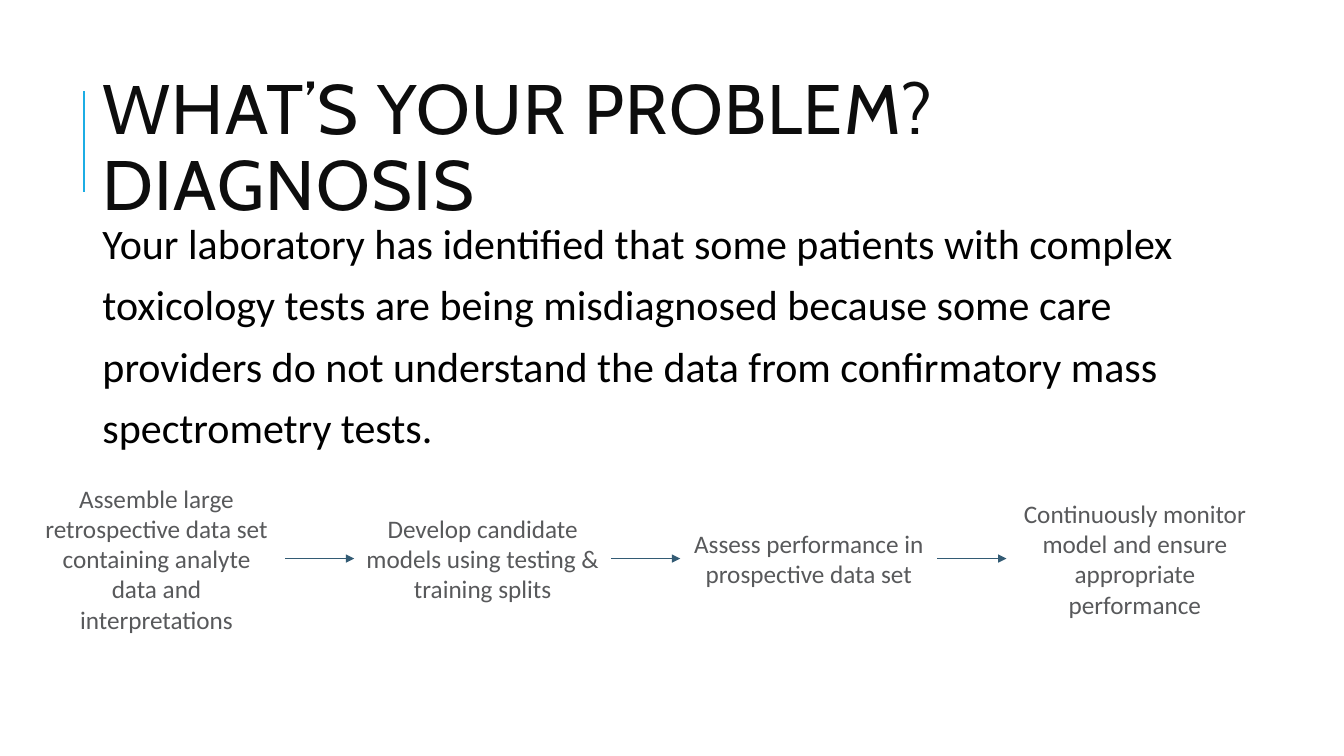
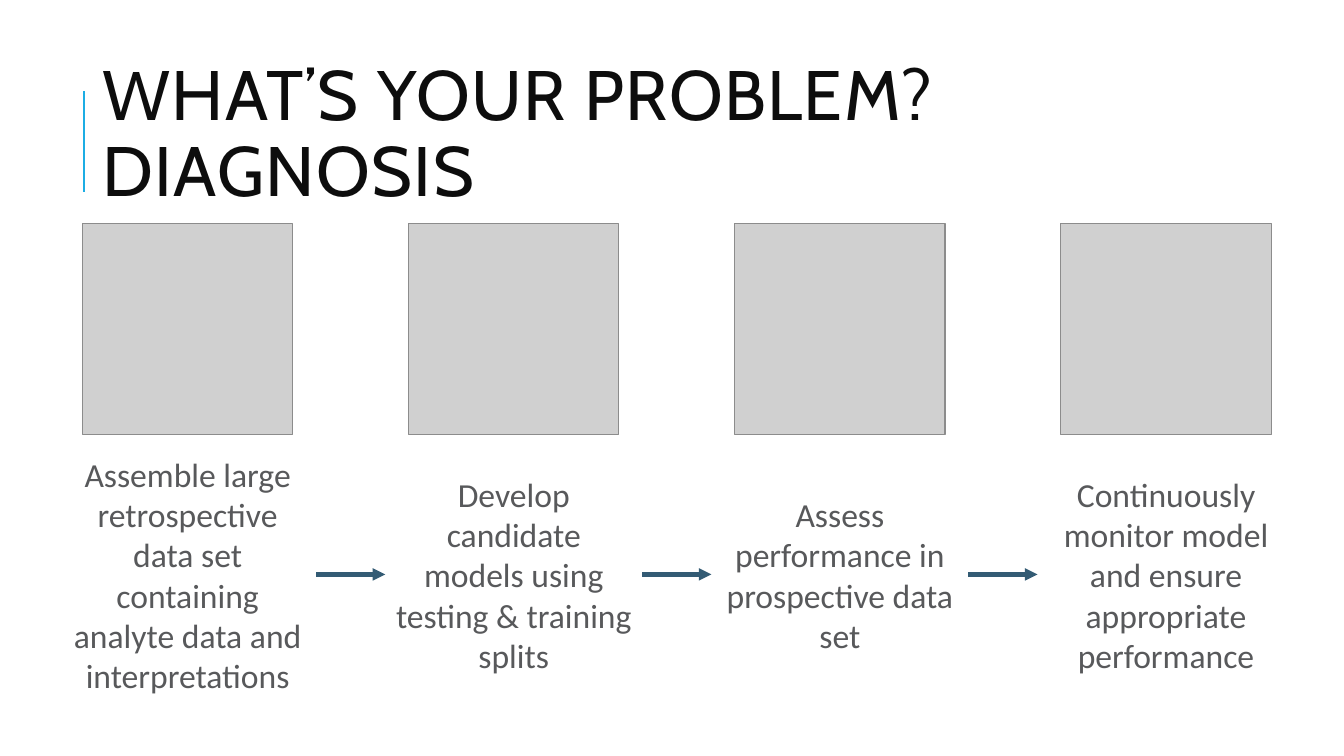
Before and after one commit to pcmathias/MSACL-data-literacy, a slide deck: slide 73 of presentations/DS 100 - Data Literacy and Management Basics.pptx (slide 64 before the commit). Drawn at 1344x756 pixels with LibreOffice and Linux fonts; fonts in the diff are those of the drawing; grey boxes stand for pictures; background and template pictures are left out. Boxes give left, top, right and bottom in pixels: in the first picture for what was removed or moved away, otherwise in the second. Text is boxed around its words. In the diff, an @@ line names an element or a change of style, - is before the commit and + after.

```diff
--- a/presentations/DS 100 - Data Literacy and Management Basics.pptx
+++ b/presentations/DS 100 - Data Literacy and Management Basics.pptx
@@ title "WHAT’S YOUR PROBLEM? DIAGNOSIS": place and size @@
-title "WHAT’S YOUR PROBLEM? DIAGNOSIS" at bbox=[102, 81, 932, 211]
+title "WHAT’S YOUR PROBLEM? DIAGNOSIS" at bbox=[102, 67, 932, 197]
@@ picture added at bbox=[83, 224, 293, 435] @@
@@ text removed at bbox=[102, 230, 1172, 450] @@
-Your laboratory has identified that some patients with complex toxicology tests are being misdiagnosed because some care providers do not understand the data from confirmatory mass spectrometry tests.
@@ picture added at bbox=[408, 224, 619, 435] @@
@@ picture added at bbox=[735, 224, 946, 435] @@
@@ picture added at bbox=[1061, 224, 1271, 435] @@
@@ size 18 to 24 pt in 4 elements at bbox=[1064, 483, 1269, 674], bbox=[74, 463, 301, 694], bbox=[727, 505, 953, 648], bbox=[396, 483, 632, 674] @@
@@ arrow (317, 575) - (385, 575): stroke #335B74 0.75 pt to #335B74 3 pt @@
@@ 4 texts, 3 arrows: place and size @@
-4 texts, 3 arrows at bbox=[45, 490, 1246, 633]
+4 texts, 3 arrows at bbox=[74, 463, 1269, 694]
@@ arrow (642, 575) - (712, 575): stroke #335B74 0.75 pt to #335B74 3 pt @@
@@ arrow (969, 575) - (1037, 575): stroke #335B74 0.75 pt to #335B74 3 pt @@
```
Also in this commit, not shown: 13 other slides changed, 10 slides added.
